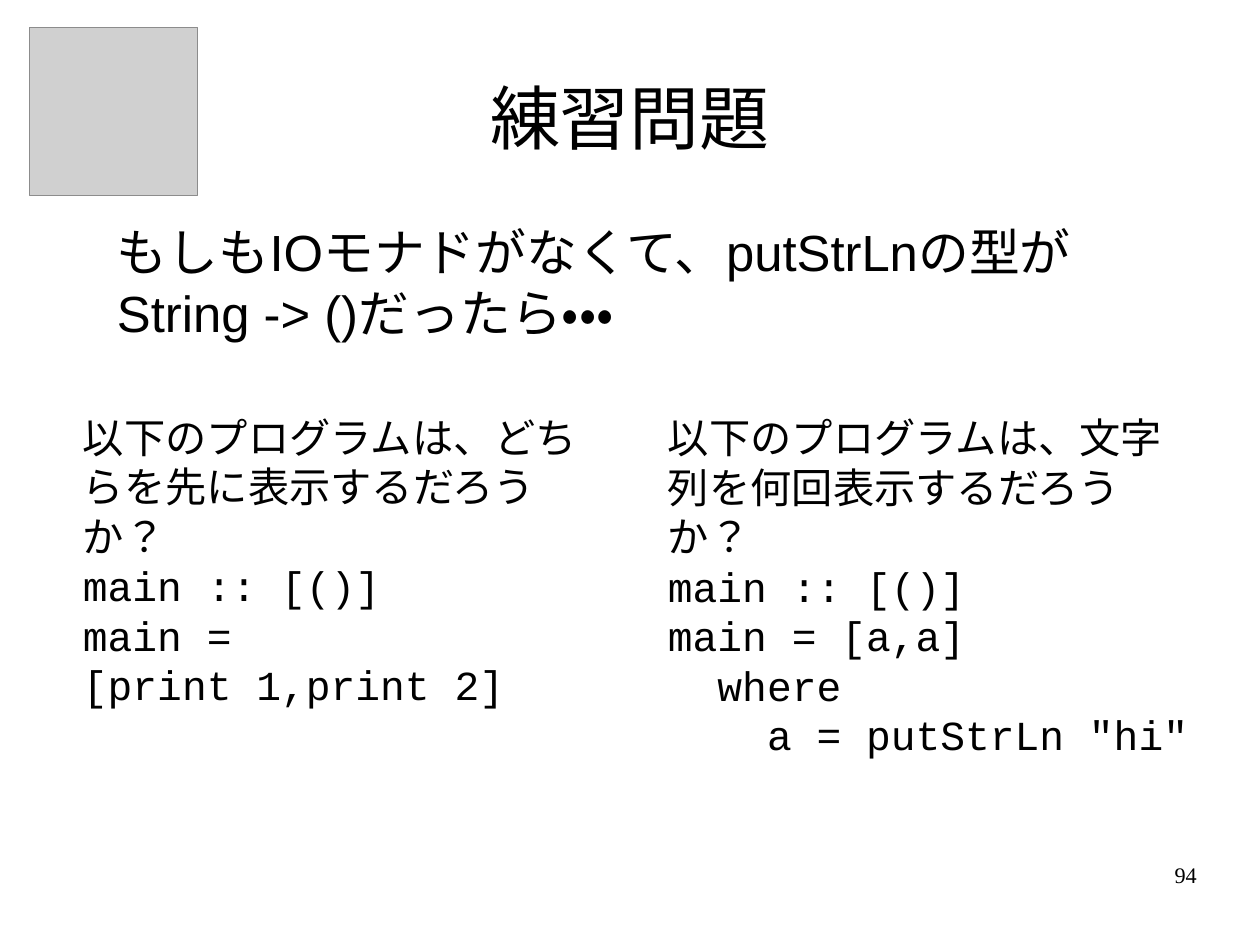
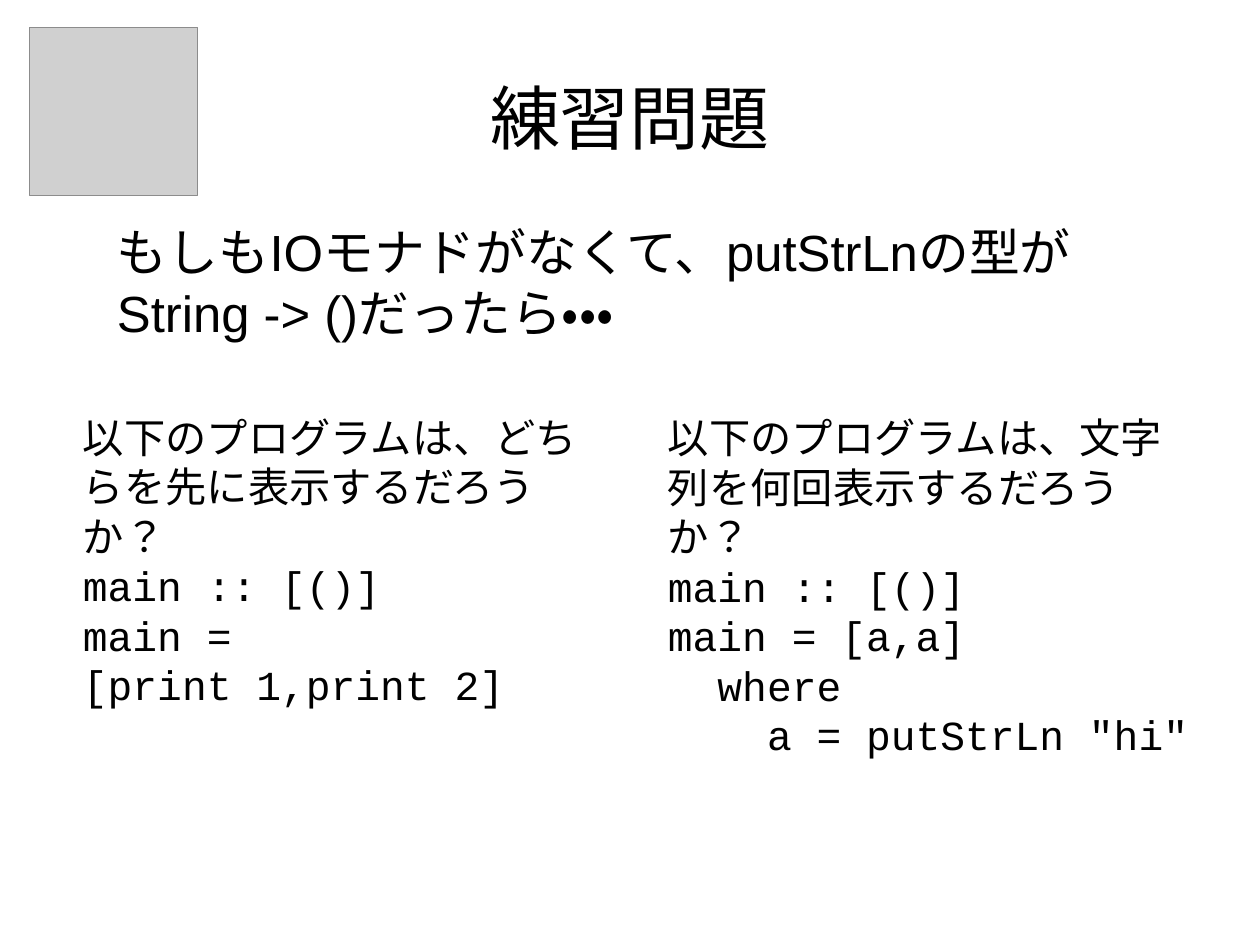
Before and after one commit to nushio3/learn-haskell, a slide deck: slide 92 of Tsukuba-2016.odp (slide 94 before the commit). Drawn at 1260x945 pixels with LibreOffice and Linux fonts; fonts in the diff are those of the drawing; grey boxes stand for pictures. Boxes give left, top, right and bottom in pixels: in the first picture for what was removed or moved away, otherwise in the second. Text is boxed around its words. In the diff, an @@ line names an element or a change of style, - is before the commit and + after.

```diff
--- a/Tsukuba-2016.odp
+++ b/Tsukuba-2016.odp
@@ page number removed at (1175, 868, 1197, 884) @@
-94
```
Also in this commit, not shown: 4 other slides changed, 1 other file.
